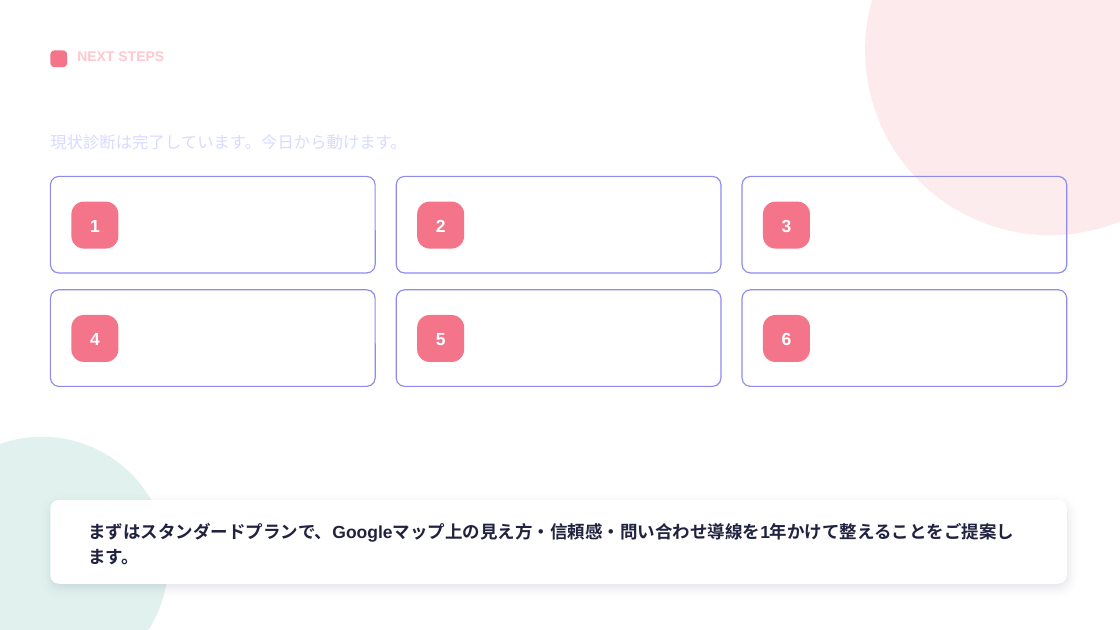
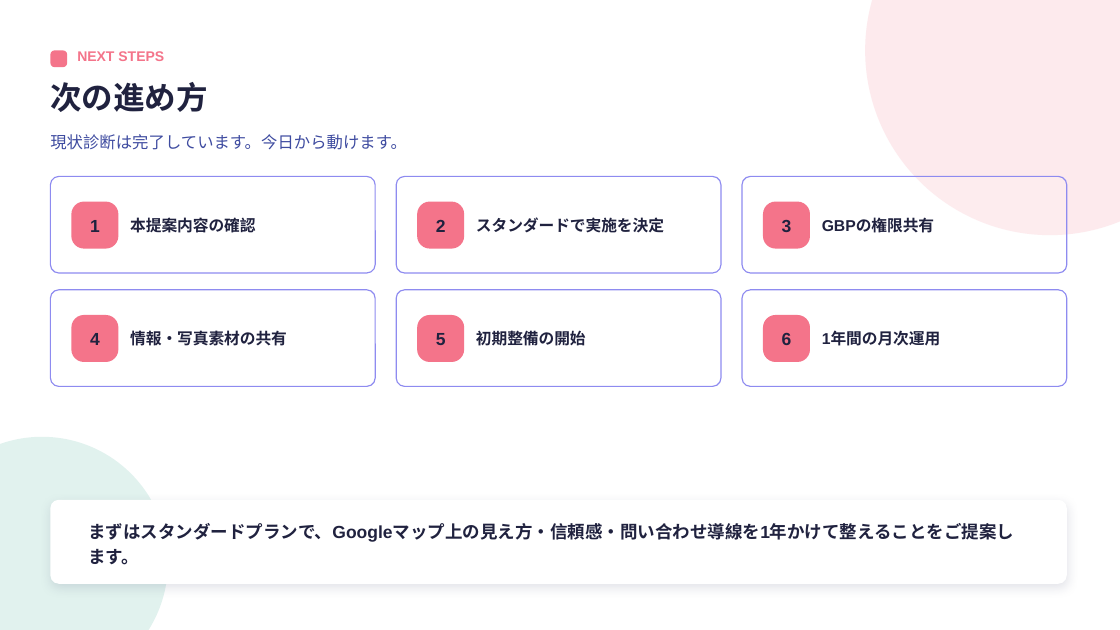
Before and after one commit to kkawano5-ui/website-redesign-machine-, a slide deck: slide 12 of proposal-generator/template/proposal_template.pptx. Drawn at 1120x630 pixels with LibreOffice and Linux fonts; fonts in the diff are those of the drawing. Boxes give left, top, right and bottom in pixels: in the first picture for what was removed or moved away, otherwise in the second. Text is boxed around its words. In the diff, an @@ line names an element or a change of style, - is before the commit and + after.

```diff
--- a/proposal-generator/template/proposal_template.pptx
+++ b/proposal-generator/template/proposal_template.pptx
@@ text "NEXT STEPS" at bbox=[77, 51, 164, 61]: text colour #FFC7CF to #F4748A @@
@@ text added at bbox=[50, 82, 208, 112], 27 pt, text #20223F, bold @@
+次の進め方
@@ text added at bbox=[50, 134, 407, 150], 14 pt, text #3E4BA0 @@
+現状診断は完了しています。今日から動けます。
@@ text added at bbox=[130, 217, 255, 233], 13.5 pt, text #20223F, bold @@
+本提案内容の確認
@@ text added at bbox=[476, 217, 664, 233], 13.5 pt, text #20223F, bold @@
+スタンダードで実施を決定
@@ text added at bbox=[822, 218, 934, 233], 13.5 pt, text #20223F, bold @@
+GBPの権限共有
@@ text colour #FFFFFF to #20223F in 6 elements at bbox=[90, 220, 100, 232], bbox=[436, 220, 446, 232], bbox=[782, 220, 792, 232], bbox=[90, 333, 100, 345], bbox=[436, 333, 446, 345], bbox=[782, 333, 792, 345] @@
@@ text added at bbox=[130, 330, 287, 346], 13.5 pt, text #20223F, bold @@
+情報・写真素材の共有
@@ text added at bbox=[476, 330, 586, 346], 13.5 pt, text #20223F, bold @@
+初期整備の開始
@@ text added at bbox=[822, 332, 940, 346], 13.5 pt, text #20223F, bold @@
+1年間の月次運用
```
Also in this commit, not shown: 4 other slides changed.
